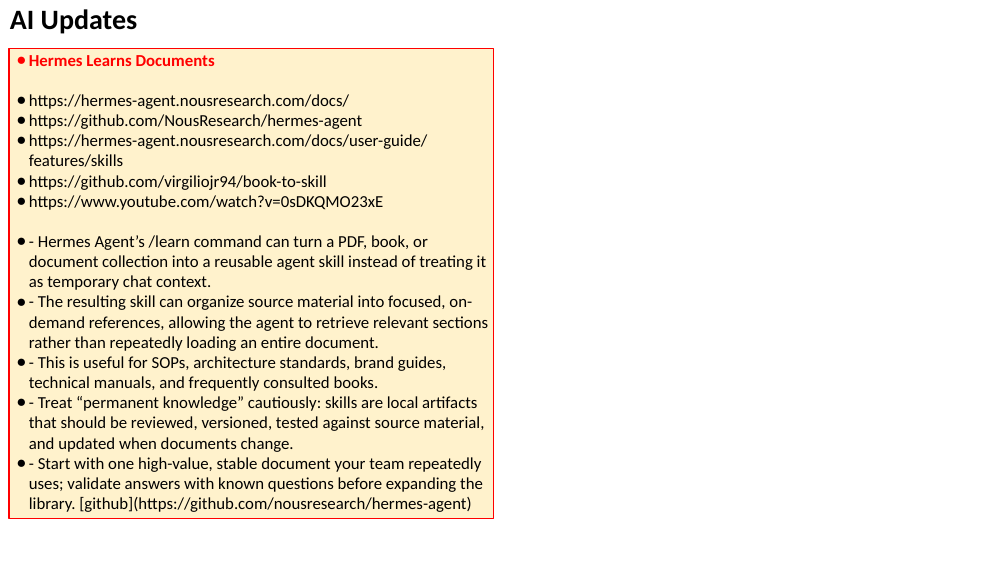
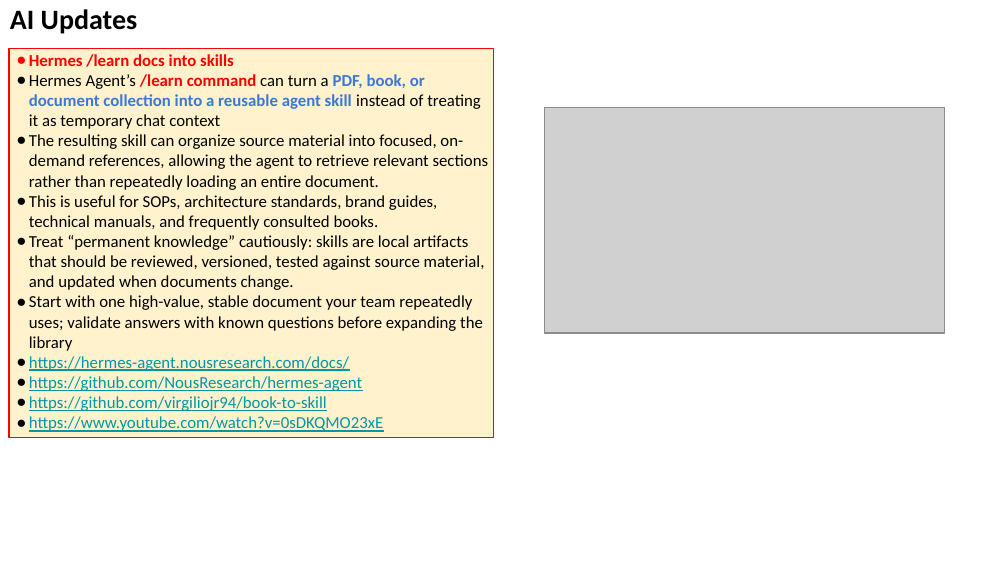
Before and after one commit to lselector/seminar, a slide deck: slide 33 of 2026/2026-08-14-AI-Updates.pptx. Drawn at 1008x567 pixels with LibreOffice and Linux fonts; fonts in the diff are those of the drawing; grey boxes stand for pictures. Boxes give left, top, right and bottom in pixels: in the first picture for what was removed or moved away, otherwise in the second. Text is boxed around its words. In the diff, an @@ line names an element or a change of style, - is before the commit and + after.

```diff
--- a/2026/2026-08-14-AI-Updates.pptx
+++ b/2026/2026-08-14-AI-Updates.pptx
@@ rectangle "Hermes /learn docs into skills": place and size @@
-rectangle "Hermes /learn docs into skills" at [9, 48, 494, 519]
+rectangle "Hermes /learn docs into skills" at [9, 48, 494, 437]
@@ text in rectangle at [29, 54, 489, 351]: text changed; text colour #FF0000 to #000000; bold off @@
-● Hermes Learns Documents
+● Hermes /learn docs into skills
+● Hermes Agent’s /learn command can turn a PDF, book, or document collection into a reusable agent skill instead of treating it as temporary chat context
+● The resulting skill can organize source material into focused, on-demand references, allowing the agent to retrieve relevant sections rather than repeatedly loading an entire document.
+● This is useful for SOPs, architecture standards, brand guides, technical manuals, and frequently consulted books.
+● Treat “permanent knowledge” cautiously: skills are local artifacts that should be reviewed, versioned, tested against source material, and updated when documents change.
+● Start with one high-value, stable document your team repeatedly uses; validate answers with known questions before expanding the library
@@ picture added at [544, 108, 946, 334] @@
@@ text in rectangle at [29, 134, 428, 167]: paragraph removed @@
-● https://hermes-agent.nousresearch.com/docs/user-guide/features/skills
@@ text in rectangle at [29, 235, 489, 512]: paragraphs removed @@
-● - Hermes Agent’s /learn command can turn a PDF, book, or document collection into a reusable agent skill instead of treating it as temporary chat context.
-● - The resulting skill can organize source material into focused, on-demand references, allowing the agent to retrieve relevant sections rather than repeatedly loading an entire document.
-● - This is useful for SOPs, architecture standards, brand guides, technical manuals, and frequently consulted books.
-● - Treat “permanent knowledge” cautiously: skills are local artifacts that should be reviewed, versioned, tested against source material, and updated when documents change.
-● - Start with one high-value, stable document your team repeatedly uses; validate answers with known questions before expanding the library. [github](https://github.com/nousresearch/hermes-agent)
@@ text in rectangle at [29, 356, 383, 432]: text colour #000000 to #0097A7, underline on in "https://hermes-agent.nousresearch.com/docs/", "https://github.com/NousResearch/hermes-agent", "https://github.com/virgiliojr94/book-to-skill", "https://www.youtube.com/watch?v=0sDKQMO23xE" @@
```
Also in this commit, not shown: 7 other slides changed, 1 slide added, 1 slide removed.
